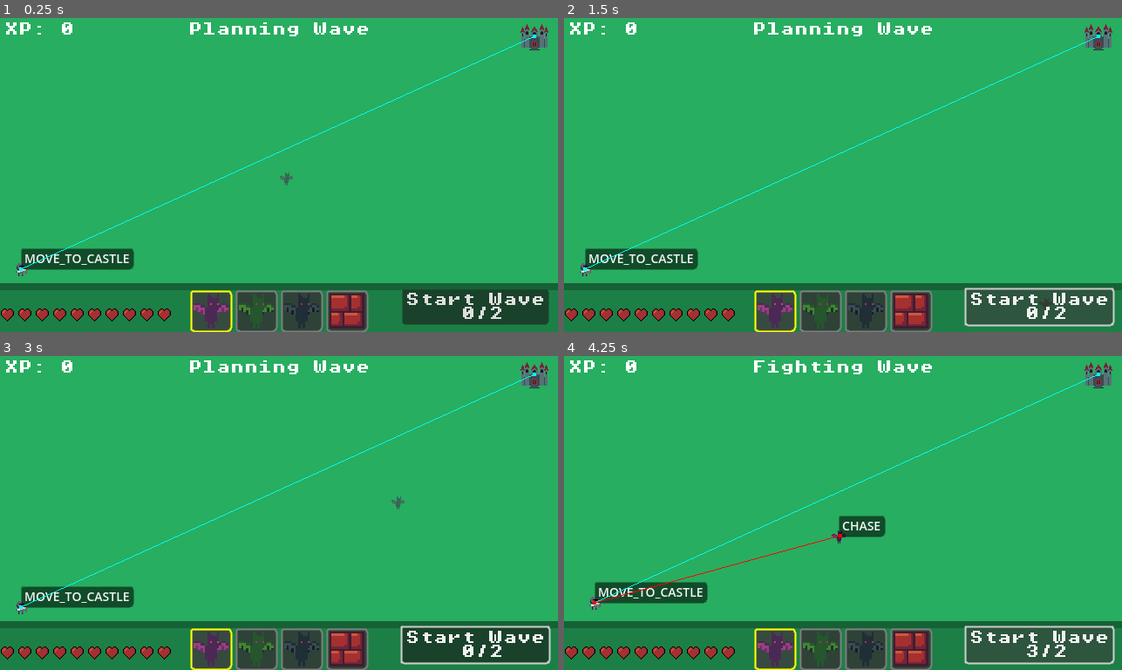
Above: before the commit, frames 1-4 (two rows, left to right).
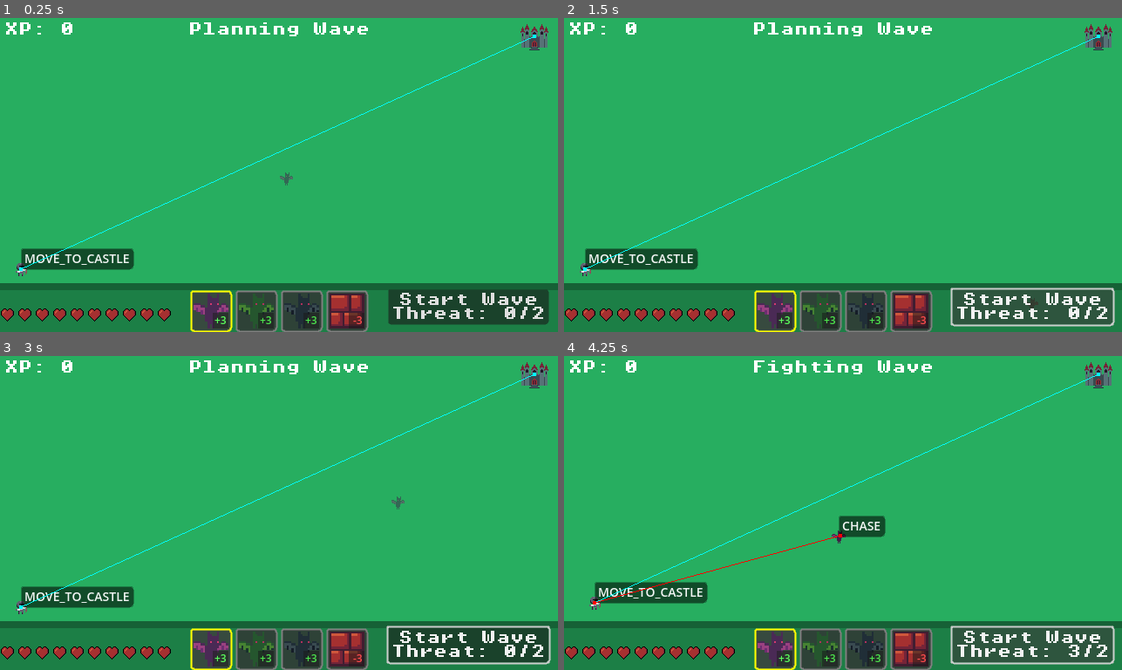
Above: after the commit, the same moments.

Repository: p-lorenzo/reversevs
Game: Godot game, scene res://scenes/world.tscn
The game is run twice, just before and just after one commit, with the same random seed, the same clock (stepped at 60 frames per second) and the same inputs.
Inputs (mouse positions are in pixels of both pictures, inside the frame that each line leads up to):
- Up to frame 1 (0.25 s): no input
- Up to frame 2 (1.5 s): click "Start Wave 0/2" (after the commit: "Start Wave Threat: 0/2") at 0.5 s; click "Start Wave 0/2" (after the commit: "Start Wave Threat: 0/2") at 1.25 s
- Up to frame 3 (3 s): click "Start Wave 0/2" (after the commit: "Start Wave Threat: 0/2") at 2 s; tap Enter (ui_accept) at 2.75 s; move the mouse to (401, 497) at 2.77 s; click (401, 497) at 2.92 s
- Up to frame 4 (4.25 s): tap Enter (ui_accept) at 3.02 s; click "Start Wave 3/2" (after the commit: "Start Wave Threat: 3/2") at 3.5 s

The runs differ from the first frame. In frame 1, 1.3% of the frame differs, in the area x 38-98%, y 86-99%; in frame 2, 1.4%, in the area x 38-98%, y 85-99%; in frame 3, 1.3%; in frame 4, 1.3%.

Commit message:
feat: add threat visualizer in wave start button and in inventory items

Diff:
--- a/scripts/inventory.gd
+++ b/scripts/inventory.gd
@@ -79,6 +79,36 @@
 	icon_rect.expand_mode = TextureRect.EXPAND_FIT_WIDTH_PROPORTIONAL
 	icon_rect.custom_minimum_size = slot_size - Vector2i(8, 8)  # Padding interno
 
+	var overlay := Control.new()
+	overlay.mouse_filter = Control.MOUSE_FILTER_IGNORE
+	overlay.set_anchors_preset(Control.PRESET_FULL_RECT)
+	container.add_child(overlay)
+
+	var threat_bg := ColorRect.new()
+	threat_bg.name = "ThreatBackground"
+	threat_bg.color = Color(0.1, 0.1, 0.1, 0.55)
+	threat_bg.set_anchors_preset(Control.PRESET_BOTTOM_RIGHT, true)
+	threat_bg.offset_left = -20
+	threat_bg.offset_top = -20
+	threat_bg.offset_right = -2
+	threat_bg.offset_bottom = -2
+	threat_bg.mouse_filter = Control.MOUSE_FILTER_IGNORE
+	threat_bg.visible = false
+	overlay.add_child(threat_bg)
+
+	var threat_label := Label.new()
+	threat_label.name = "ThreatLabel"
+	threat_label.horizontal_alignment = HORIZONTAL_ALIGNMENT_RIGHT
+	threat_label.vertical_alignment = VERTICAL_ALIGNMENT_CENTER
+	threat_label.set_anchors_preset(Control.PRESET_BOTTOM_RIGHT, true)
+	threat_label.offset_left = -26
+	threat_label.offset_top = -20
+	threat_label.offset_right = -4
+	threat_label.offset_bottom = -4
+	threat_label.mouse_filter = Control.MOUSE_FILTER_IGNORE
+	threat_label.add_theme_font_size_override("font_size", 12)
+	overlay.add_child(threat_label)
+
 	# Imposta l'icona dall'InventoryItem se disponibile, altrimenti slot vuoto
 	if index < inventory_items.size() and inventory_items[index] != null:
 		var item: InventoryItem = inventory_items[index]
@@ -86,10 +116,14 @@
 			icon_rect.texture = item.icon
 		elif empty_slot_texture:
 			icon_rect.texture = empty_slot_texture
+
+		_update_threat_label(threat_label, threat_bg, item.threat_modifier)
 	else:
 		# Slot vuoto
 		if empty_slot_texture:
 			icon_rect.texture = empty_slot_texture
+		threat_bg.visible = false
+		threat_label.visible = false
 
 	inner.add_child(icon_rect)
 
@@ -97,6 +131,21 @@
 	container.set_meta("slot_index", index)
 
 	return container
+
+func _update_threat_label(label: Label, bg: ColorRect, modifier: int) -> void:
+	if modifier == 0:
+		label.visible = false
+		bg.visible = false
+		return
+
+	label.visible = true
+	bg.visible = true
+	var prefix := "+" if modifier > 0 else ""
+	label.text = "%s%d" % [prefix, modifier]
+
+	var positive_color := Color(0.3, 0.9, 0.3, 1.0)
+	var negative_color := Color(1.0, 0.3, 0.3, 1.0)
+	label.add_theme_color_override("font_color", positive_color if modifier > 0 else negative_color)
 
 func _clear_slots() -> void:
 	for slot in _slots:
@@ -105,7 +154,7 @@
 			slot.queue_free()
 	_slots.clear()
 
-func _handle_slot_click(mouse_pos: Vector2) -> void:
+func _handle_slot_click(_mouse_pos: Vector2) -> void:
 	# Converti posizione mouse in coordinate locali del container
 	var local_pos := get_global_mouse_position() - global_position
 
--- a/scripts/wave_button.gd
+++ b/scripts/wave_button.gd
@@ -7,8 +7,8 @@
 		Threat.threat_changed.connect(_on_threat_changed)
 
 func _on_threat_changed(new_threat_level: int) -> void:
-	text = "Start Wave \n %d/%d" % [new_threat_level, Threat.threat_needed_for_wave_round(Game.wave_round)]
+	text = "Start Wave \nThreat: %d/%d" % [new_threat_level, Threat.threat_needed_for_wave_round(Game.wave_round)]
 	pass
 
 func update_button_state() -> void:
-	text = "Start Wave \n %d/%d" % [Threat.threat_level, Threat.threat_needed_for_wave_round(Game.wave_round)]
+	text = "Start Wave \nThreat: %d/%d" % [Threat.threat_level, Threat.threat_needed_for_wave_round(Game.wave_round)]
